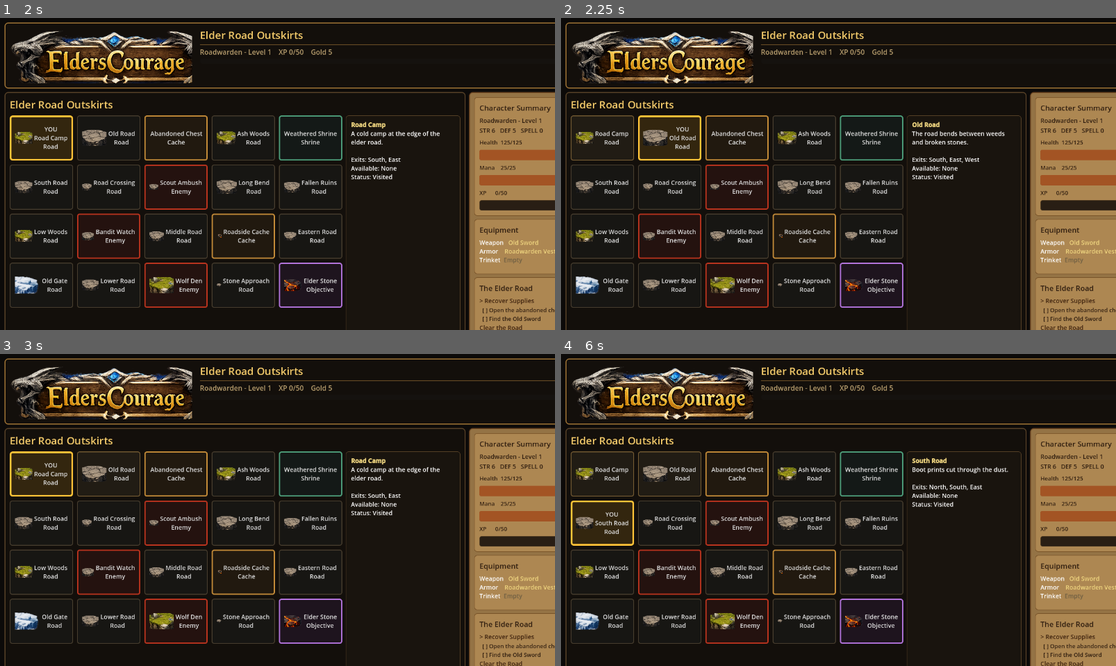
Above: before the commit, frames 1-4 (two rows, left to right).
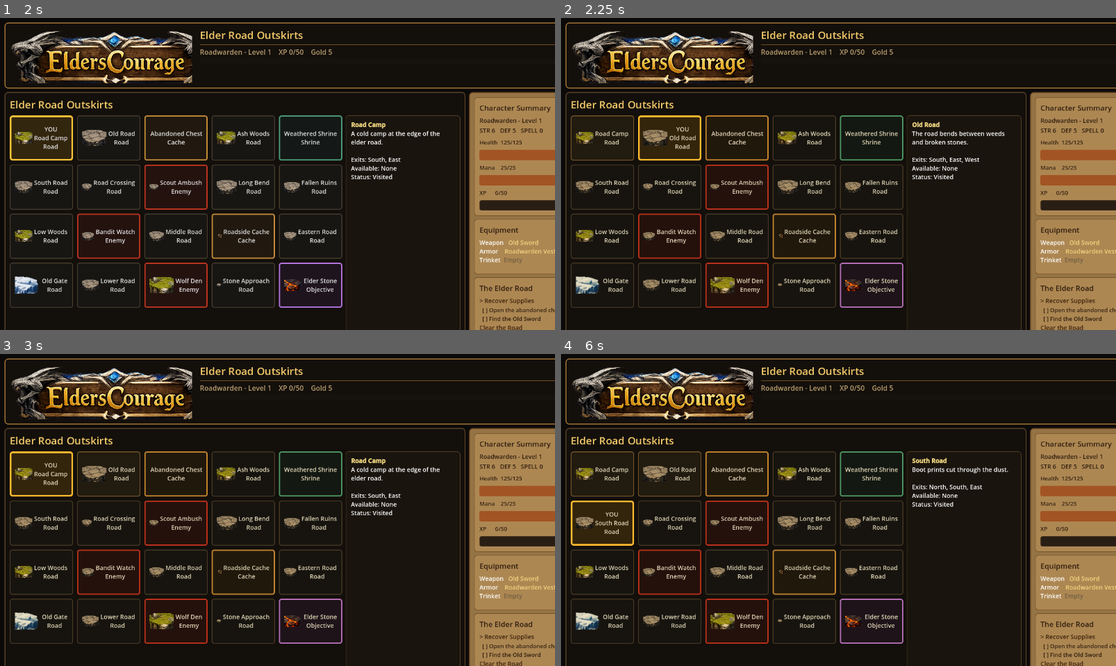
Above: after the commit, the same moments.

Repository: dshills/EldersCourage
Game: Godot game, scene res://scenes/phase3/ElderRoadOutskirts.tscn
Same seed, same stepped clock (60 frames per second), same inputs: the game is played once before the commit and once after it.
Inputs:
- Up to frame 1 (2 s): click "Begin Journey" at 0.5 s; click "YOU Road Camp Road" at 1.25 s
- Up to frame 2 (2.25 s): click "Old Road Road" at 2 s
- Up to frame 3 (3 s): click "Road Camp Road" at 2.75 s
- Up to frame 4 (6 s): click "Abandoned Chest Cache" at 3.5 s; click "Ash Woods Road" at 4.25 s; click "Weathered Shrine Shrine" at 5 s; click "South Road Road" at 5.75 s

Frame 1 is identical in both runs. In frame 2, 1.4% of the frame differs, in the area x 2-62%, y 34-93%; in frame 3, 1.4%; in frame 4, 1.4%.

Commit message:
Add phase 7 UI feedback motion

Diff:
--- a/game/scripts/phase3/elder_road_outskirts.gd
+++ b/game/scripts/phase3/elder_road_outskirts.gd
@@ -53,6 +53,7 @@
 var quest_toggle_button: Button
 var restart_button: Button
 var texture_cache := {}
+var last_animation_id := ""
 
 func _ready() -> void:
 	custom_minimum_size = Vector2(1120, 700)
@@ -441,6 +442,7 @@
 	_refresh_talents()
 	_refresh_quest_panel()
 	_refresh_actions()
+	_play_last_animation()
 	class_panel.visible = not state.class_selected
 
 func _refresh_header() -> void:
@@ -952,6 +954,56 @@
 	panel.offset_right = overlay_size.x / 2.0
 	panel.offset_bottom = overlay_size.y / 2.0
 
+func _play_last_animation() -> void:
+	var animation: Dictionary = state.ui.get("lastAnimation", {})
+	var animation_id := str(animation.get("id", ""))
+	if animation_id == "" or animation_id == last_animation_id:
+		return
+	last_animation_id = animation_id
+	var target := _animation_target(str(animation.get("type", "")), str(animation.get("targetId", "")))
+	if target == null:
+		return
+	var original := target.modulate
+	var flash := Color(1.0, 0.86, 0.45)
+	match str(animation.get("type", "")):
+		"hit":
+			flash = Color(1.0, 0.42, 0.30)
+		"invalid":
+			flash = Color(1.0, 0.34, 0.22)
+		"quest":
+			flash = Color(0.62, 0.86, 1.0)
+		"level":
+			flash = Color(0.7, 1.0, 0.52)
+	var tween := create_tween()
+	target.modulate = flash
+	tween.tween_property(target, "modulate", original, 0.28)
+
+func _animation_target(event_type: String, target_id: String) -> Control:
+	match event_type:
+		"movement":
+			return map_grid
+		"hit":
+			return enemy_panel
+		"quest":
+			return quest_box
+		"level":
+			return header_zone_label
+		"invalid":
+			return message_box
+		_:
+			match target_id:
+				"map":
+					return map_grid
+				"enemy":
+					return enemy_panel
+				"quest":
+					return quest_box
+				"header":
+					return header_zone_label
+				"messages":
+					return message_box
+	return null
+
 func _load_texture(path: String) -> Texture2D:
 	if texture_cache.has(path):
 		return texture_cache[path]
--- a/game/scripts/phase3/phase3_state.gd
+++ b/game/scripts/phase3/phase3_state.gd
@@ -138,14 +138,17 @@
 		"west":
 			target["x"] = int(target["x"]) - 1
 		_:
+			_set_ui_animation("invalid", "messages")
 			add_message("You cannot travel that way.", "warning")
 			return
 	var tile := tile_at(target)
 	if tile.is_empty() or bool(tile.get("blocksMovement", false)):
+		_set_ui_animation("invalid", "messages")
 		add_message("You cannot travel that way.", "warning")
 		return
 	player["position"] = target
 	_mark_current_tile_visited()
+	_set_ui_animation("movement", "map")
 	add_message("You travel %s to %s." % [direction, tile.get("name", "the road")], "info")
 	if tile.has("encounterId") and not completed_encounters.has(str(tile["encounterId"])):
 		start_encounter(str(tile["encounterId"]))
@@ -237,6 +240,7 @@
 		return
 	var damage := player_damage(active_enemy)
 	active_enemy["health"] = maxi(0, int(active_enemy.get("health", 0)) - damage)
+	_set_ui_animation("hit", "enemy")
 	add_message("You strike %s for %d damage." % [active_enemy.get("name", "the enemy"), damage], "combat")
 	_process_curses_for_equipped("attack")
 	_add_attunement_for_slot("weapon", 1)
@@ -441,8 +445,11 @@
 	state_changed.emit()
 
 func push_ui_animation(event_type: String, target_id: String = "") -> void:
+	_set_ui_animation(event_type, target_id)
+	state_changed.emit()
+
+func _set_ui_animation(event_type: String, target_id: String = "") -> void:
 	ui["lastAnimation"] = { "id": "ui_%d" % Time.get_ticks_msec(), "type": event_type, "targetId": target_id, "createdAt": Time.get_ticks_msec() }
-	state_changed.emit()
 
 func handle_escape() -> void:
 	if str(inventory_interaction.get("mode", "normal")) == "identify_target":
@@ -504,6 +511,7 @@
 			stage["completed"] = true
 			changed_stage = str(stage.get("title", "Stage"))
 	if changed_stage != "":
+		_set_ui_animation("quest", "quest")
 		add_message("Quest stage complete: %s." % changed_stage, "success")
 	_check_zone_completion()
 
@@ -751,6 +759,8 @@
 	return maxi(0, stages.size() - 1)
 
 func add_message(text: String, type: String) -> void:
+	if type == "warning":
+		_set_ui_animation("invalid", "messages")
 	messages.append({ "id": "message_%d" % Time.get_ticks_msec(), "text": text, "type": type })
 	while messages.size() > MAX_MESSAGES:
 		messages.pop_front()
@@ -787,6 +797,7 @@
 		player["mana"] = effective_max_mana()
 		player["xpToNextLevel"] = 100 if int(player["level"]) == 2 else int(player["xpToNextLevel"]) + 50
 		var template := str(current_class().get("levelUpMessage", "You reached level {level}."))
+		_set_ui_animation("level", "header")
 		add_message(template.replace("{level}", str(int(player["level"]))), "success")
 		_process_level_gated_item_reveals()
 
